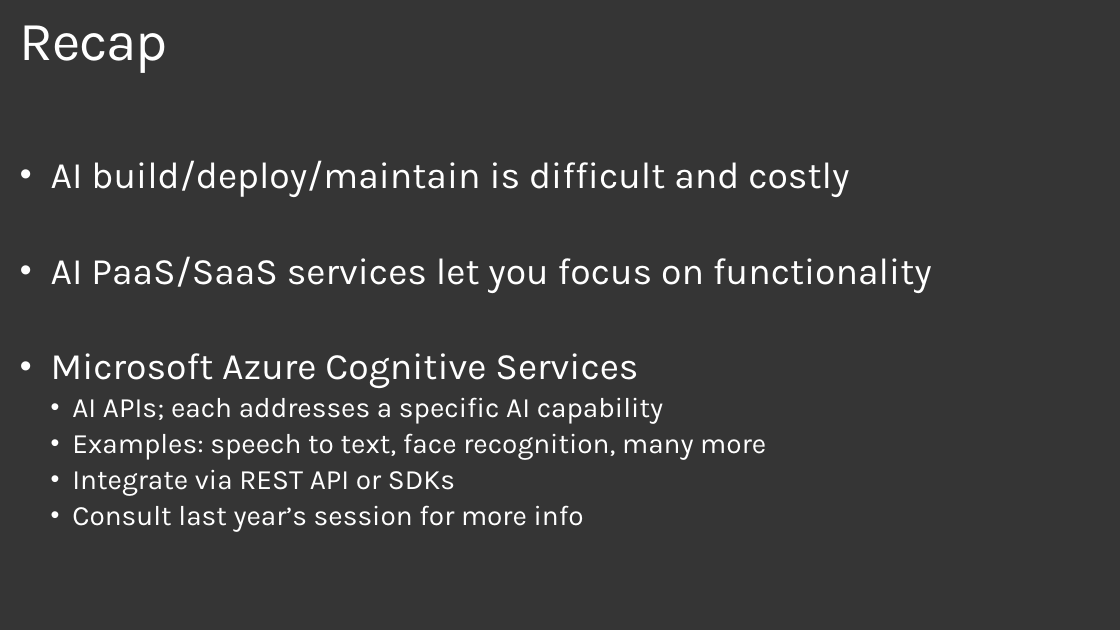
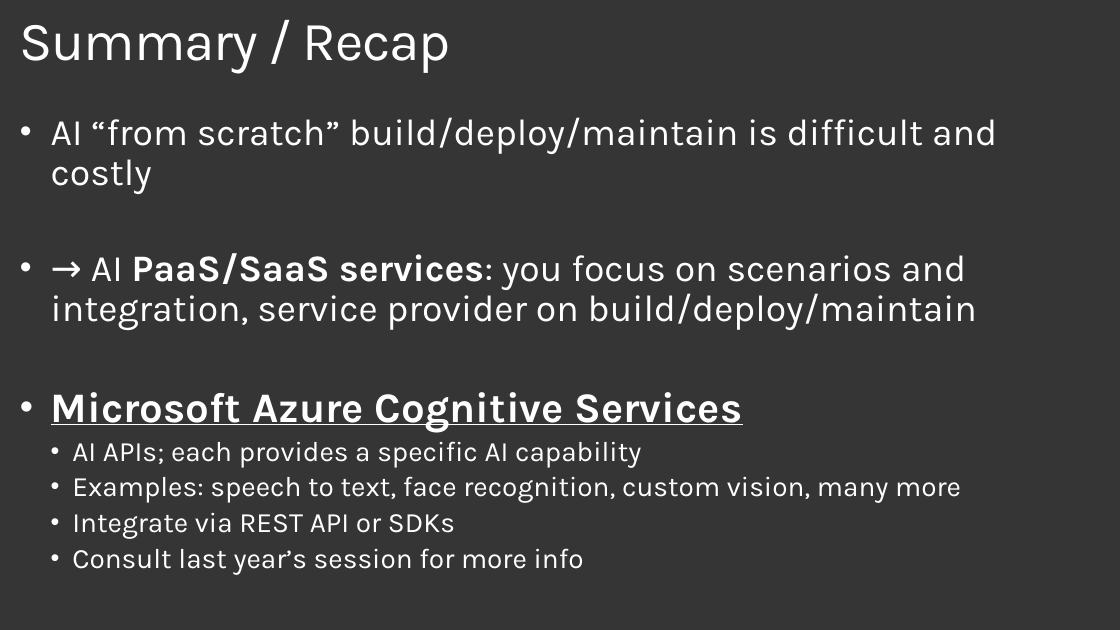
Before and after one commit to plzm/events, a slide deck: slide 4 of GraniteStateCodeCamp2019/gscc19-pelazem.pptx. Drawn at 1120x630 pixels with LibreOffice and Linux fonts; fonts in the diff are those of the drawing; background and template pictures are left out. Boxes give left, top, right and bottom in pixels: in the first picture for what was removed or moved away, otherwise in the second. Text is boxed around its words. In the diff, an @@ line names an element or a change of style, - is before the commit and + after.

```diff
--- a/GraniteStateCodeCamp2019/gscc19-pelazem.pptx
+++ b/GraniteStateCodeCamp2019/gscc19-pelazem.pptx
@@ title at [20,25,451,74]: text changed @@
-Recap
+Summary / Recap
@@ text at [51,117,997,330]: text changed @@
-• AI build/deploy/maintain is difficult and costly
-• AI PaaS/SaaS services let you focus on functionality
+• AI “from scratch” build/deploy/maintain is difficult and costly
+• → AI PaaS/SaaS services: you focus on scenarios and integration, service provider on build/deploy/maintain
@@ text at [51,392,742,433]: size 32 to 36 pt, bold on, underline on in "Microsoft Azure Cognitive Services" @@
@@ text at [72,441,961,503]: text changed @@
-  • AI APIs; each addresses a specific AI capability
-  • Examples: speech to text, face recognition, many more
+  • AI APIs; each provides a specific AI capability
+  • Examples: speech to text, face recognition, custom vision, many more
```
Also in this commit, not shown: 2 other slides changed, 4 slides added.
